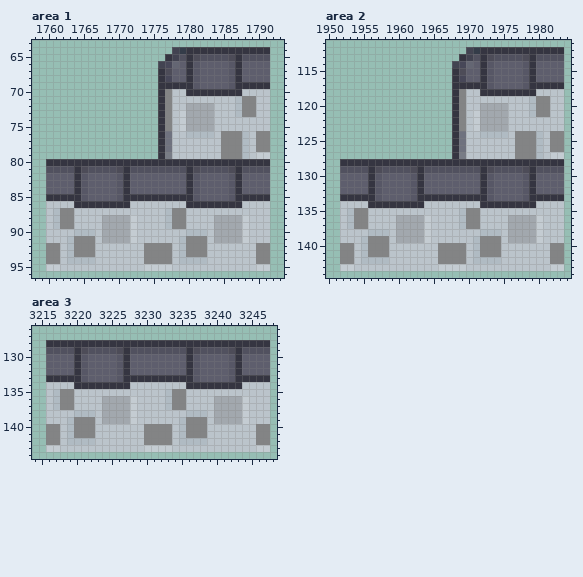
Pixel-art file: imagenes/primer nivel/Mapa1.ase. Above, as it was before the edit.
3584x240 pixels, 1 frame. Colours within 5 levels of each other are drawn and written as one. Shown: area 1: x 1758..1793, y 63..96; area 2: x 1950..1984, y 111..144; area 3: x 3214..3248, y 126..144. The commit also changed other parts of the picture, which this record leaves out.
After:
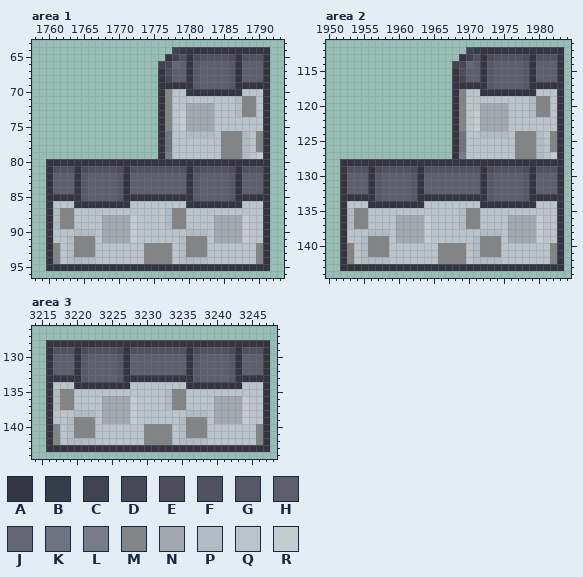
Palette (. is transparent): A #353541  B #343c49  C #424351  D #474758  E #4d4c58  F #51515f  G #575766  H #5e5e6d  J #646673  K #6f727f  L #787c86  M #838485  N #a2a8ae  P #b0bbc3  Q #bbc4cb  R #c4ccd2
Edits made:
Area 1:
The author changed colour F to colour A in row 65 at x 1791; in row 81 at x 1760 and 1791.
The author changed colour H to colour A in rows 66 to 68 at x 1791; in rows 82 to 84 at x 1760 and 1791.
The author changed colour M to colour A in rows 76 to 78 at x 1791; in rows 92 to 94 at x 1760 and 1791.
The author changed colour Q to colour A in rows 70 to 75 at x 1791; in rows 86 to 91 at x 1760 and 1791; in row 95 at x 1762 to 1773 and 1778 to 1789.
The author changed colour R to colour A in row 79 at x 1791; in row 95 at x 1760 to 1761, 1774 to 1777 and 1790 to 1791.
Area 2:
The author changed colour F to colour A in row 113 at x 1983; in row 129 at x 1952 and 1983.
The author changed colour H to colour A in rows 114 to 116 at x 1983; in rows 130 to 132 at x 1952 and 1983.
The author changed colour M to colour A in rows 124 to 126 at x 1983; in rows 140 to 142 at x 1952 and 1983.
The author changed colour Q to colour A in rows 118 to 123 at x 1983; in rows 134 to 139 at x 1952 and 1983; in row 143 at x 1954 to 1965 and 1970 to 1981.
The author changed colour R to colour A in row 127 at x 1983; in row 143 at x 1952 to 1953, 1966 to 1969 and 1982 to 1983.
Area 3:
The author changed colour F to colour A in row 129 at x 3216 and 3247.
The author changed colour H to colour A in rows 130 to 132 at x 3216 and 3247.
The author changed colour M to colour A in rows 140 to 142 at x 3216 and 3247.
The author changed colour Q to colour A in rows 134 to 139 at x 3216 and 3247; in row 143 at x 3218 to 3229 and 3234 to 3245.
The author changed colour R to colour A in row 143 at x 3216 to 3217, 3230 to 3233 and 3246 to 3247.
Changed places in both pictures, as pixel boxes (x1, y1, x2, y2):
changed: (46, 54, 270, 271)
changed: (340, 54, 564, 271)
changed: (46, 347, 270, 452)
